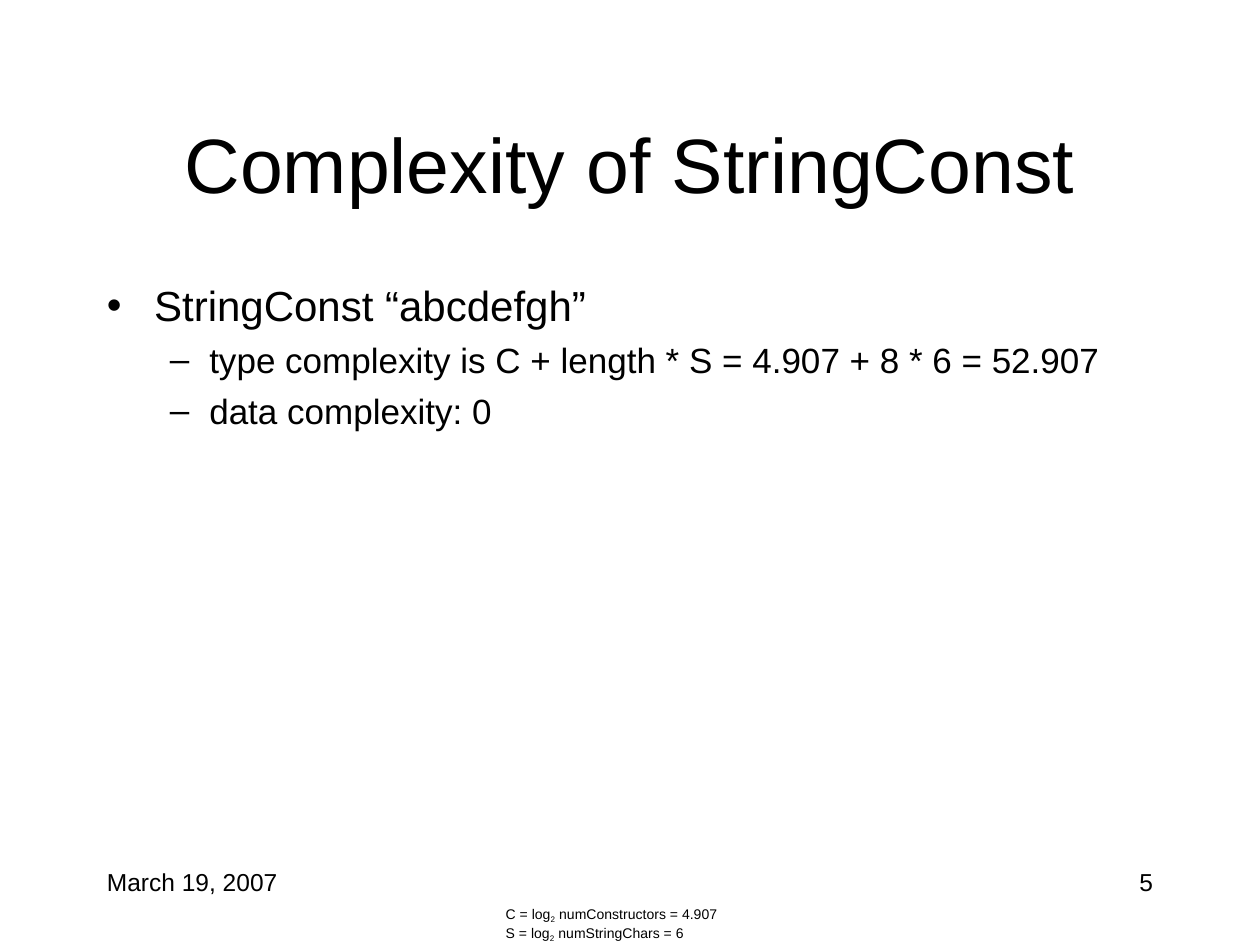
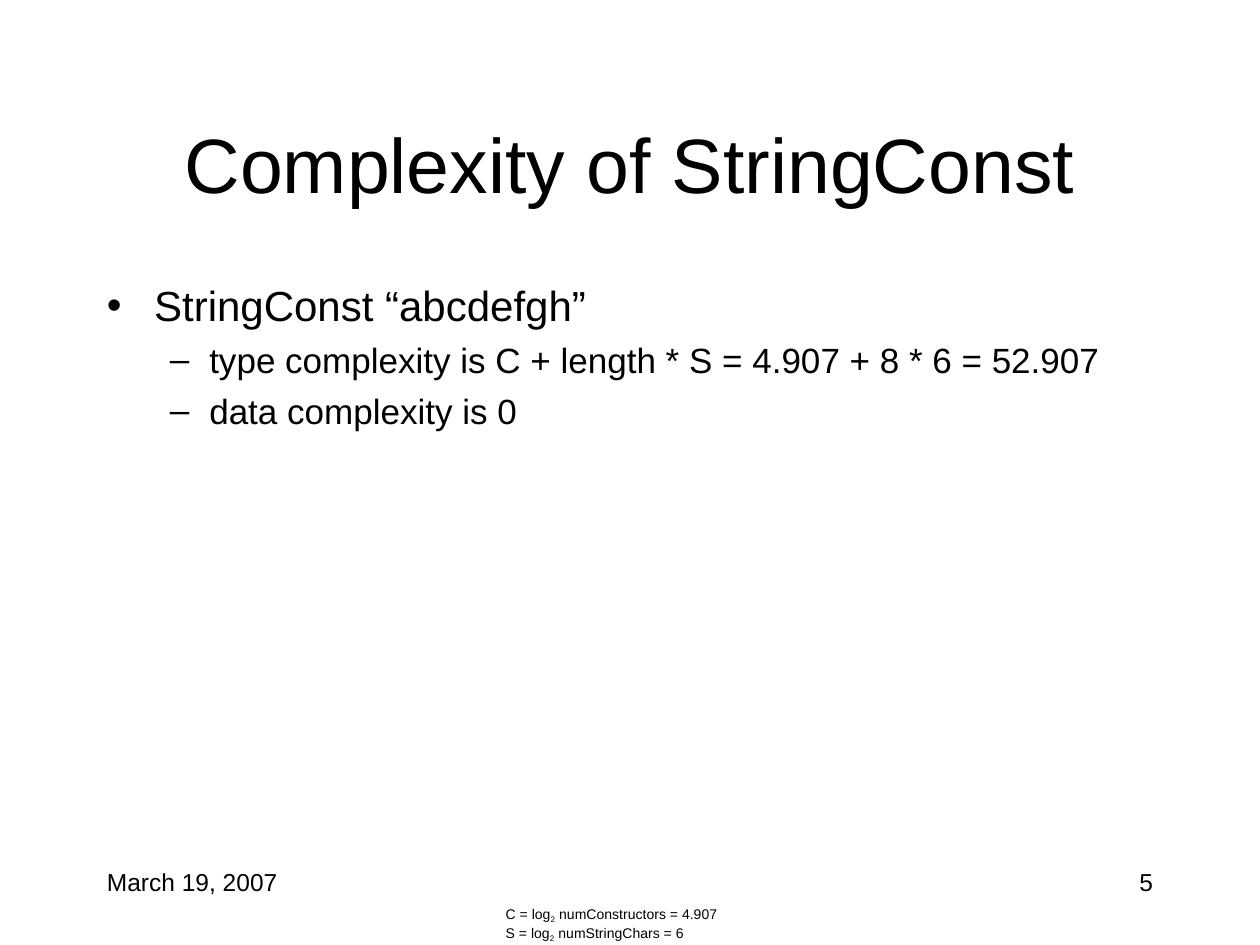
Before and after one commit to cornell-pl/forest, a slide deck: slide 5 of pads/documents/scoring/Comparisons.ppt. Drawn at 1260x945 pixels with LibreOffice and Linux fonts; fonts in the diff are those of the drawing. Boxes give left, top, right and bottom in pixels: in the first picture for what was removed or moved away, otherwise in the second. Text is boxed around its words. In the diff, an @@ line names an element or a change of style, - is before the commit and + after.

```diff
--- a/pads/documents/scoring/Comparisons.ppt
+++ b/pads/documents/scoring/Comparisons.ppt
@@ text at (x1=209, y1=398, x2=516, y2=431): text changed @@
-  – data complexity: 0
+  – data complexity is 0
```
Also in this commit, not shown: 9 other slides changed, 1 slide added, 1 other file.
